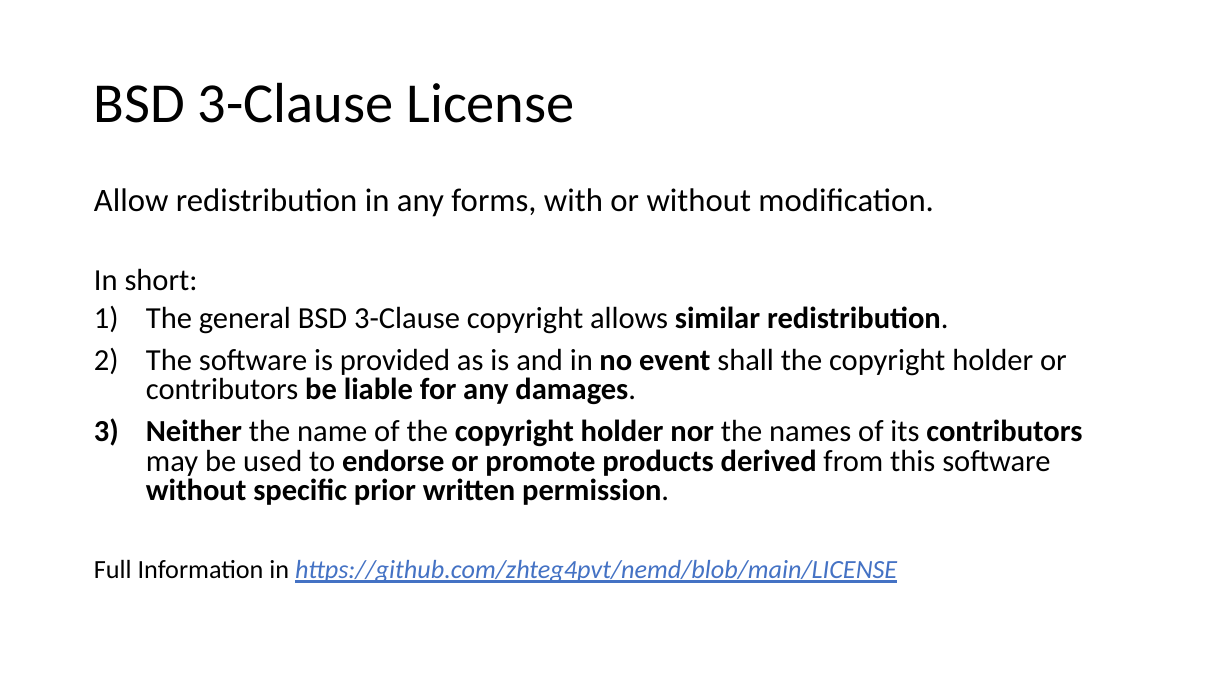
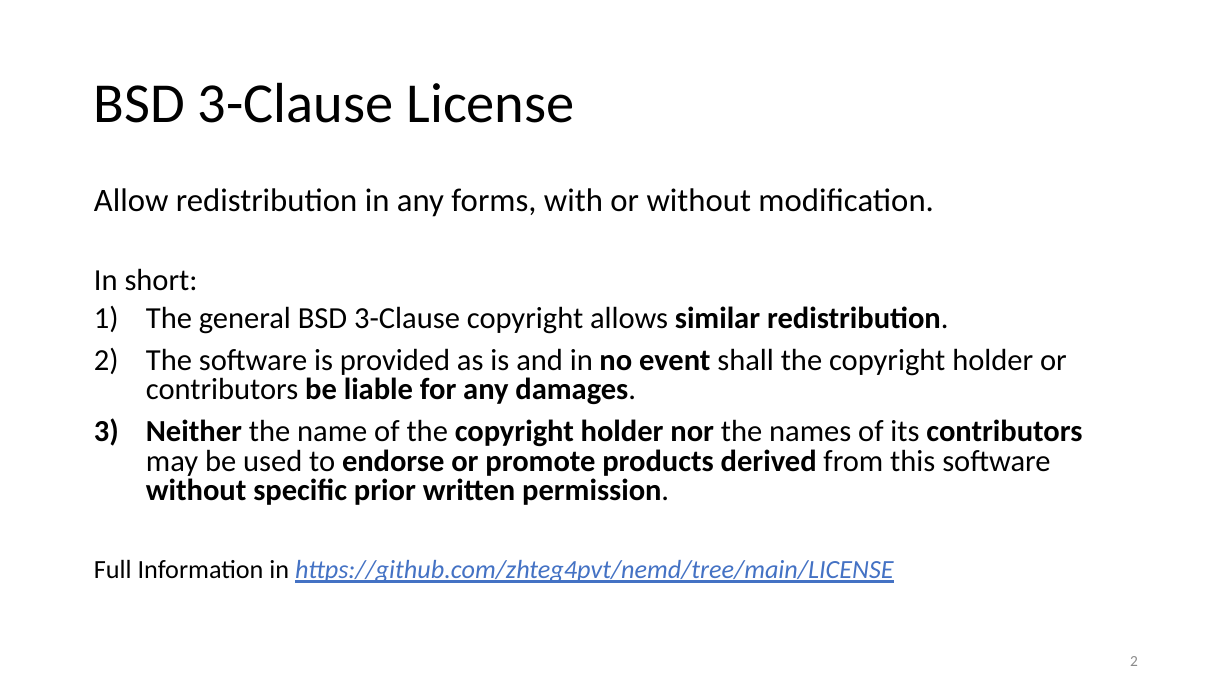
Before and after one commit to zhteg4pvt/nemd, a slide deck: slide 2 of docs/power_point/nemd.pptx. Drawn at 1232x693 pixels with LibreOffice and Linux fonts; fonts in the diff are those of the drawing. Boxes give left, top, right and bottom in pixels: in the first picture for what was removed or moved away, otherwise in the second. Text is boxed around its words. In the diff, an @@ line names an element or a change of style, - is before the commit and + after.

Commit message:
ppt updated premake add NEMD_SRC, and modifies PATH & PYTHONPATH

```diff
--- a/docs/power_point/nemd.pptx
+++ b/docs/power_point/nemd.pptx
@@ text at (94,559,893,583): text changed @@
-Full Information in https://github.com/zhteg4pvt/nemd/blob/main/LICENSE
+Full Information in https://github.com/zhteg4pvt/nemd/tree/main/LICENSE
@@ page number added at (1130,656,1138,666), 12 pt, text #8C8C8C @@
+2
```
Also in this commit, not shown: 14 other slides changed, 2 other files.
